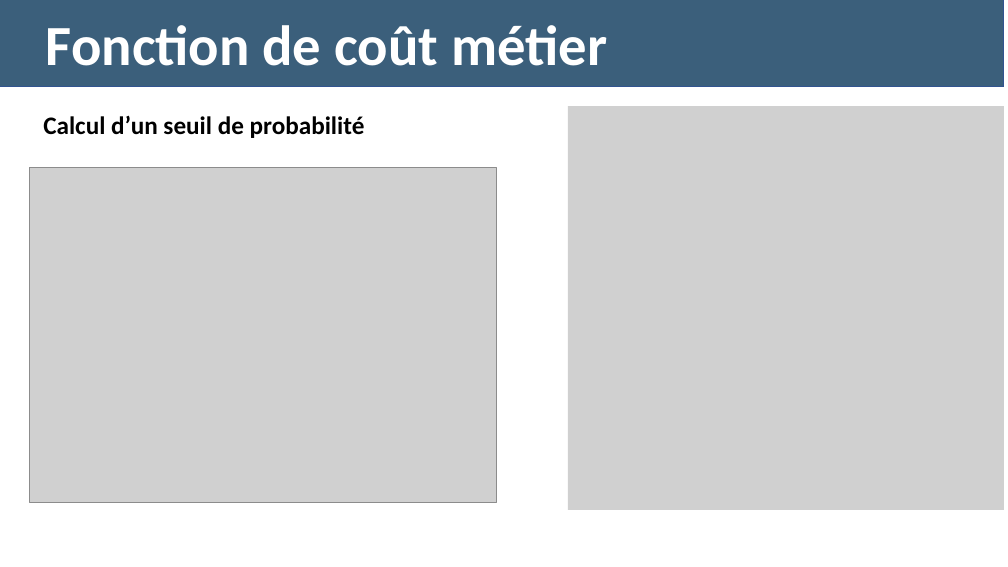
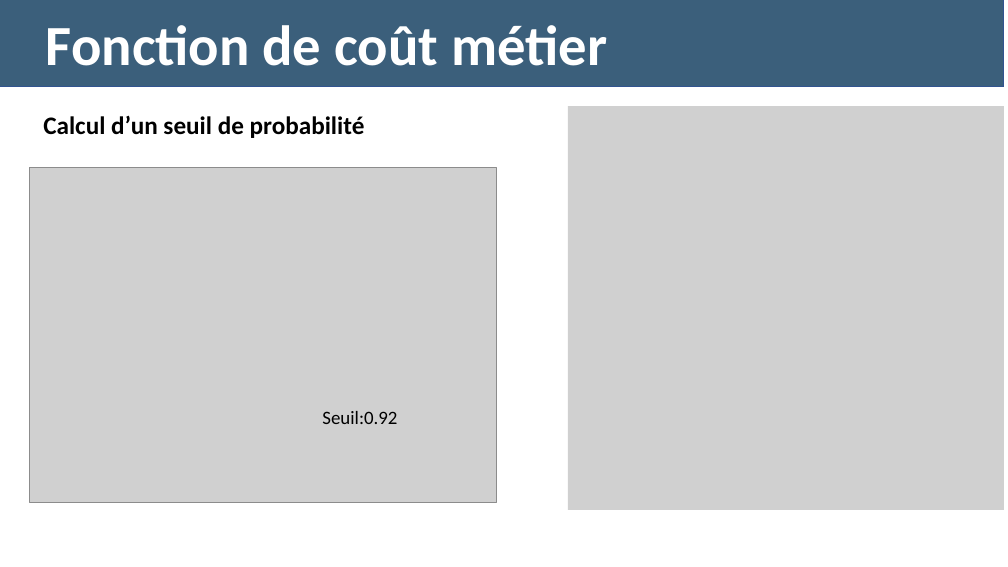
Before and after one commit to jlu0915/P7, a slide deck: slide 12 of Lu_Jing_4_presentation_032023.pptx. Drawn at 1008x567 pixels with LibreOffice and Linux fonts; fonts in the diff are those of the drawing; grey boxes stand for pictures. Boxes give left, top, right and bottom in pixels: in the first picture for what was removed or moved away, otherwise in the second. Text is boxed around its words. In the diff, an @@ line names an element or a change of style, - is before the commit and + after.

Commit message:
update

```diff
--- a/Lu_Jing_4_presentation_032023.pptx
+++ b/Lu_Jing_4_presentation_032023.pptx
@@ text added at (322,411,397,424), 18 pt, text #000000 @@
+Seuil:0.92
```
